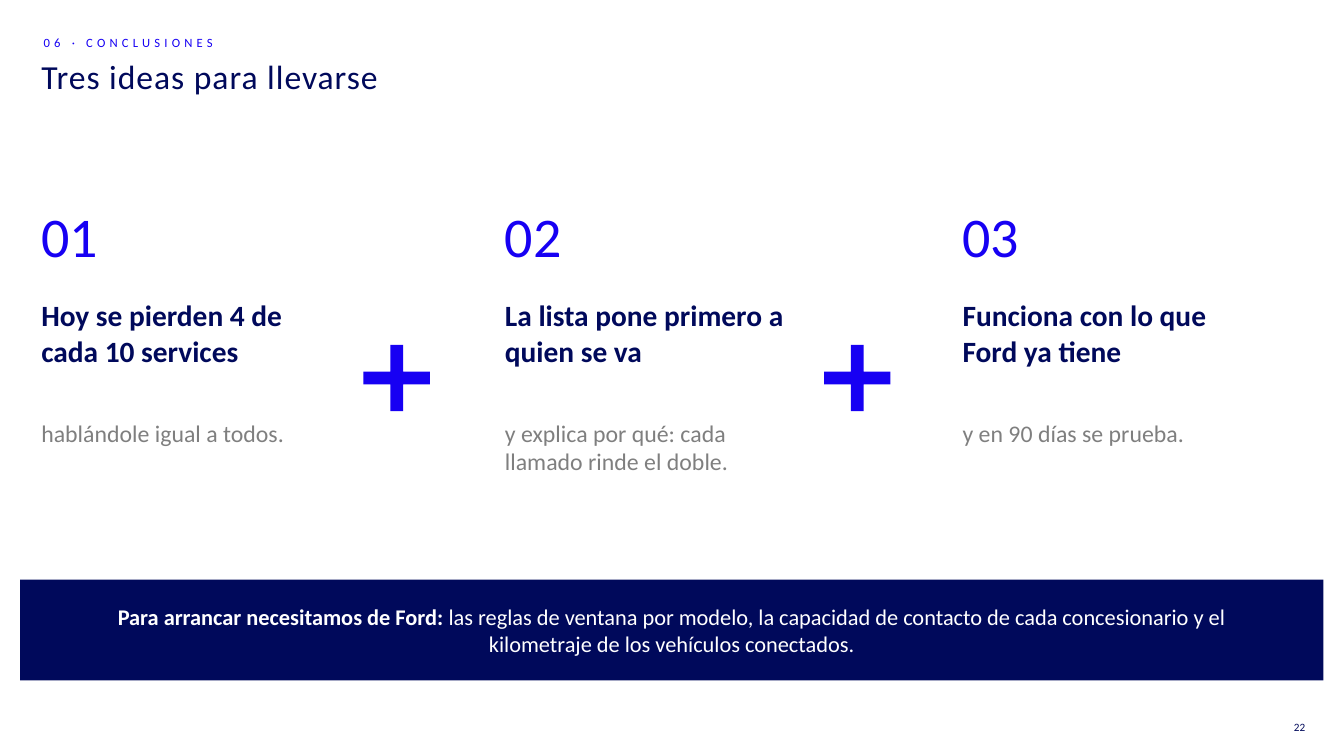
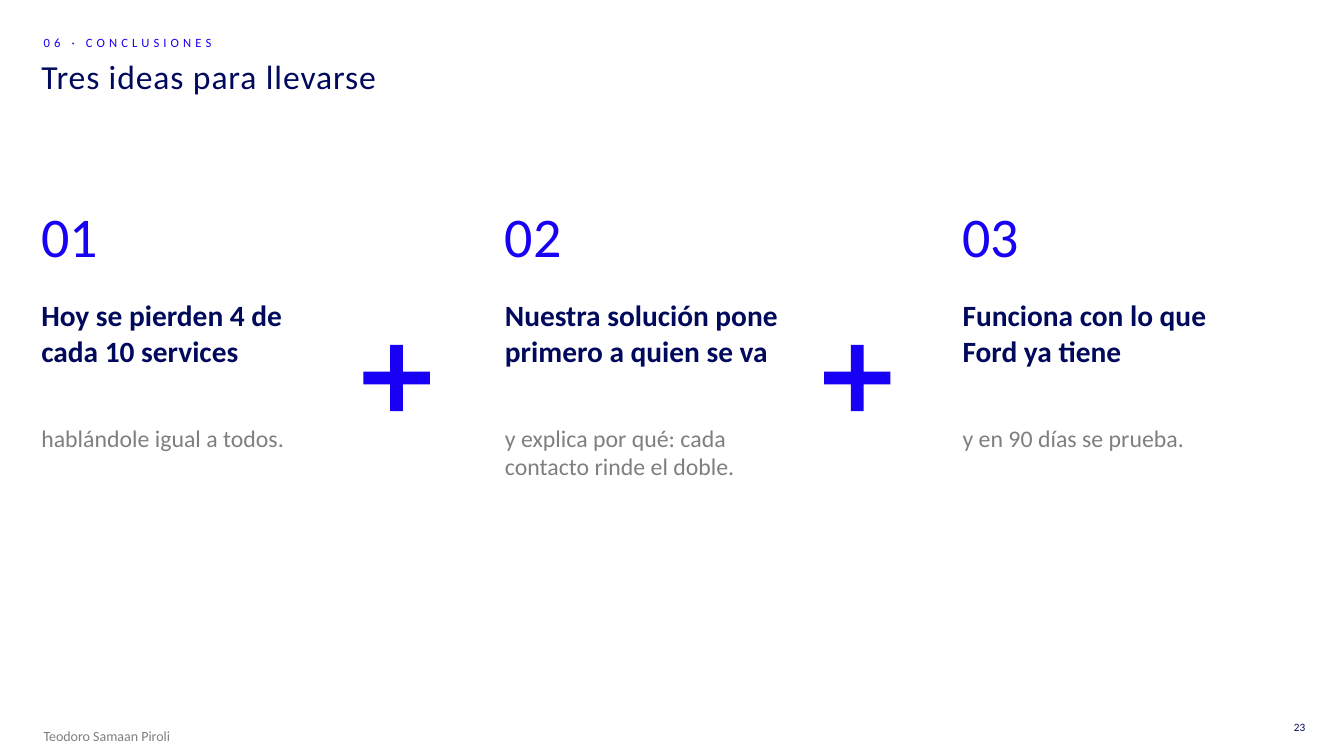
Before and after one commit to FrancoMal/SIMtec, a slide deck: slide 23 of entregables/FIC_III_Desafio_1_Equipo_SIMtec.pptx (slide 22 before the commit). Drawn at 1344x756 pixels with LibreOffice and Linux fonts; fonts in the diff are those of the drawing; background and template pictures are left out. Boxes give left, top, right and bottom in pixels: in the first picture for what was removed or moved away, otherwise in the second. Text is boxed around its words. In the diff, an @@ line names an element or a change of style, - is before the commit and + after.

```diff
--- a/entregables/FIC_III_Desafio_1_Equipo_SIMtec.pptx
+++ b/entregables/FIC_III_Desafio_1_Equipo_SIMtec.pptx
@@ text at bbox=[505, 305, 777, 367]: text changed @@
-La lista pone primero a quien se va
+Nuestra solución pone primero a quien se va
@@ text "hablándole igual a todos.": place and size @@
-text "hablándole igual a todos." at bbox=[41, 425, 284, 446]
+text "hablándole igual a todos." at bbox=[41, 430, 284, 451]
@@ text at bbox=[505, 430, 734, 475]: text changed @@
-y explica por qué: cada llamado rinde el doble.
+y explica por qué: cada contacto rinde el doble.
@@ text "y en 90 días se ...": place and size @@
-text "y en 90 días se ..." at bbox=[963, 425, 1184, 446]
+text "y en 90 días se ..." at bbox=[963, 430, 1184, 451]
@@ rectangle removed at bbox=[20, 580, 1324, 681] @@
-Para arrancar necesitamos de Ford: las reglas de ventana por modelo, la capacidad de contacto de cada concesionario y el kilometraje de los vehículos conectados.
@@ text added at bbox=[44, 731, 170, 741], 10 pt, text #7F7F7F @@
+Teodoro Samaan Piroli
```
Also in this commit, not shown: 18 other slides changed, 5 slides added, 9 slides removed, 3 other files.
